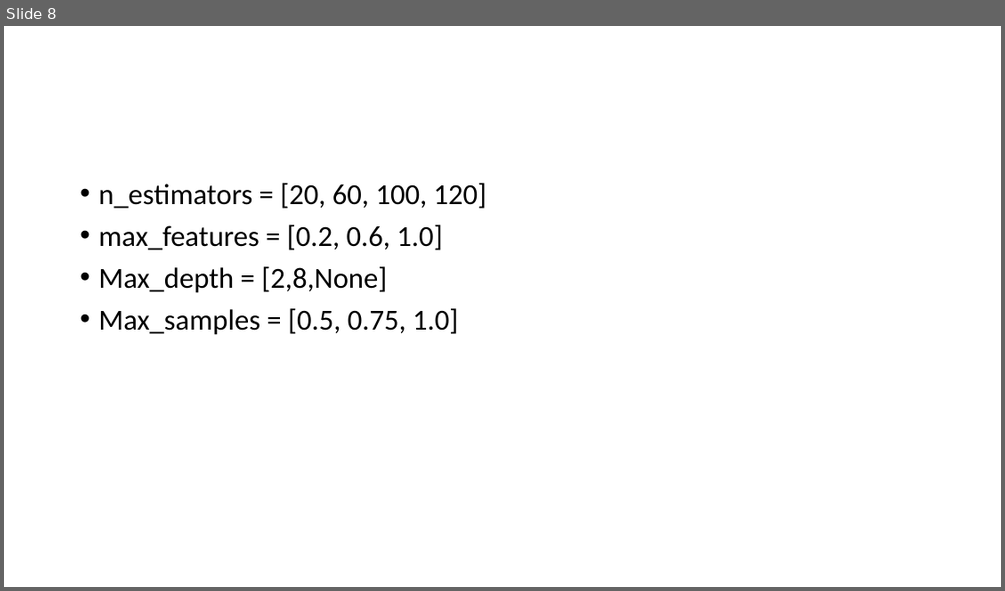
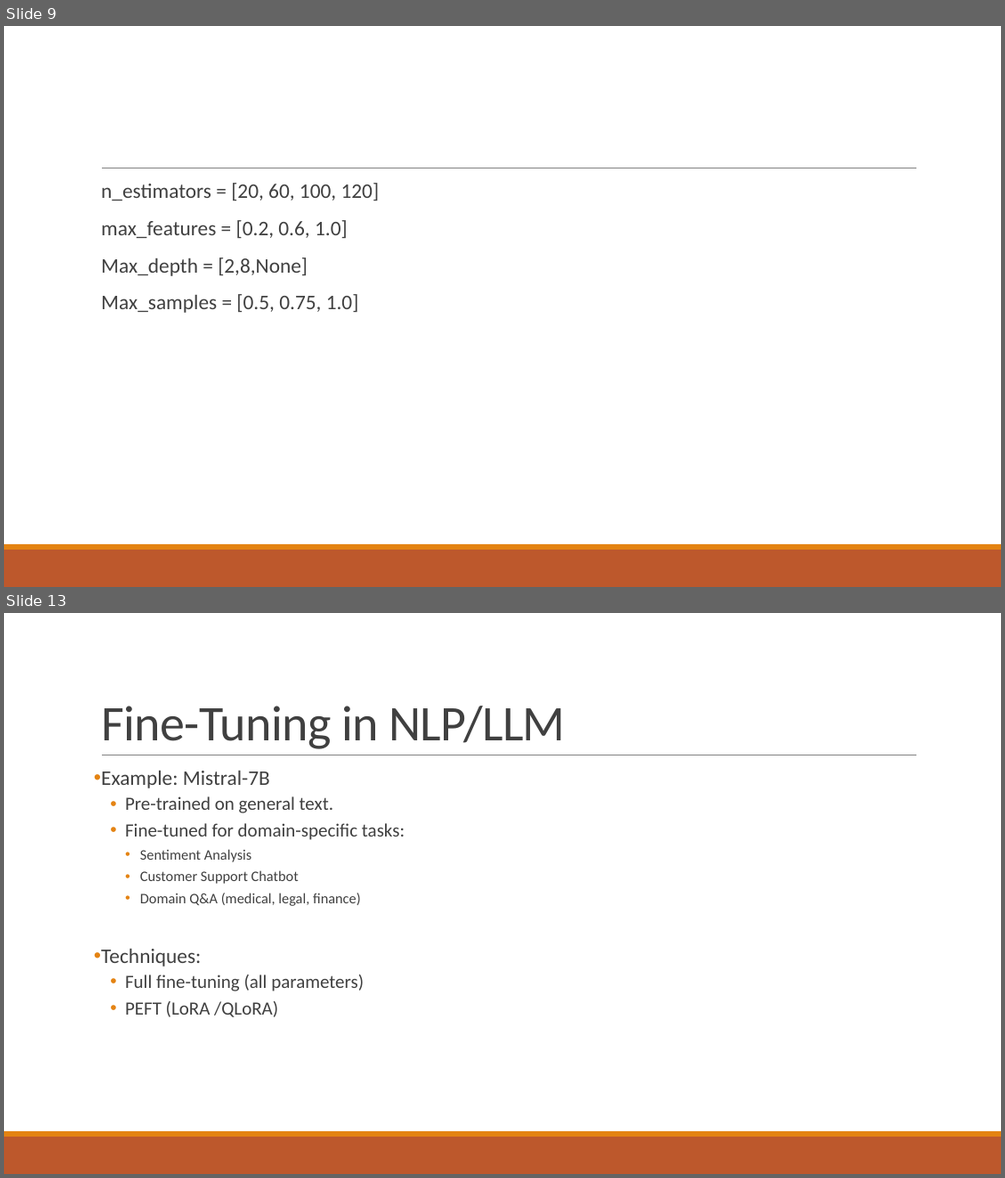
Before and after one commit to SubashSah/AI-Intern-2025, a slide deck: Task 3/Fine-tuning model.pptx. Shown one above the other, each under a label of ours: slide 8 before the commit, slides 9 and 13 after it; the slides between them are not shown. The pictures are 1005x591 and 1005x1178 pixels, drawn with LibreOffice and Linux fonts; fonts in the diff are those of the drawing. Boxes give left, top, right and bottom in pixels: in the first picture for what was removed or moved away, otherwise in the second. Text is boxed around its words. In the diff, an @@ line names an element or a change of style, - is before the commit and + after.

Commit message:
Updated hyperparameter tuning and model fine-tuning

```diff
--- a/Task 3/Fine-tuning model.pptx
+++ b/Task 3/Fine-tuning model.pptx
@@ slide 13 added at [4, 613, 1001, 1174], background #FFFFFF; not listed: 3 template elements that a slide beside it also shows @@
@@ title added at [101, 706, 566, 749], 48 pt, text #404040 @@
+Fine-Tuning in NLP/LLM
@@ text added at [101, 771, 404, 1017], 18 pt, text #404040 @@
+• Example: Mistral-7B
+  • Pre-trained on general text.
+  • Fine-tuned for domain-specific tasks:
+    • Sentiment Analysis
+    • Customer Support Chatbot
+    • Domain Q&A (medical, legal, finance)
+• Techniques:
+  • Full fine-tuning (all parameters)
+  • PEFT (LoRA /QLoRA)
@@ what was slide 8 is now slide 9 @@
@@ slide 9 changed as well @@
@@ text "n_estimators = [20, 60, 100, ..." at [101, 183, 380, 313]: size 28 to 20 pt, text colour #000000 to #404040; bullet • to  ; more space between paragraphs @@
@@ line added from (102, 168) to (917, 168), #808080 0.5 pt @@
@@ rectangle added at [4, 549, 1001, 587], fill #BD582C @@
@@ rectangle added at [4, 544, 1001, 549], fill #E48312 @@
```
Also in this commit, not shown: 7 other slides changed, 4 other slides added, 2 slides removed.
